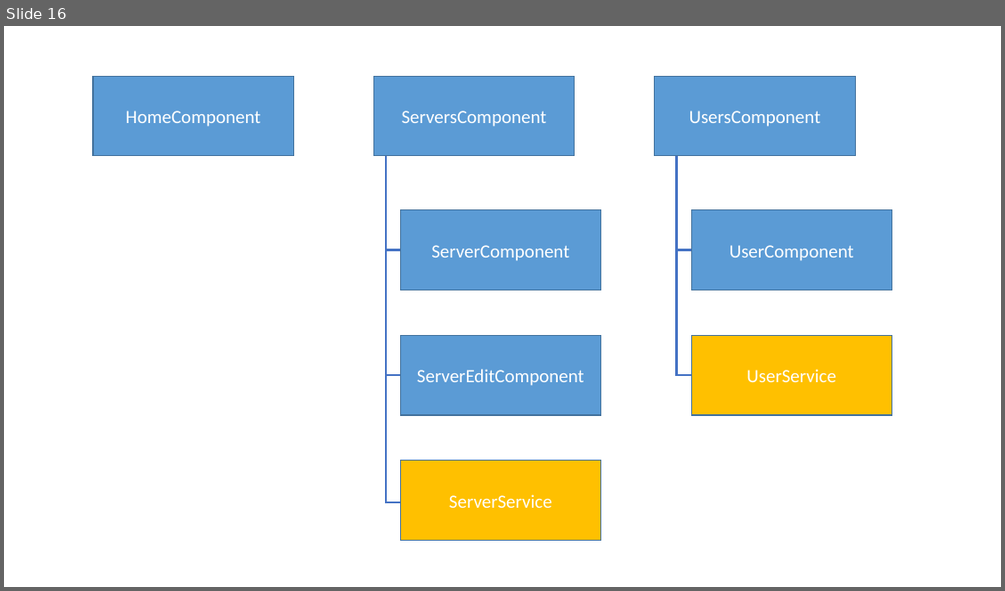
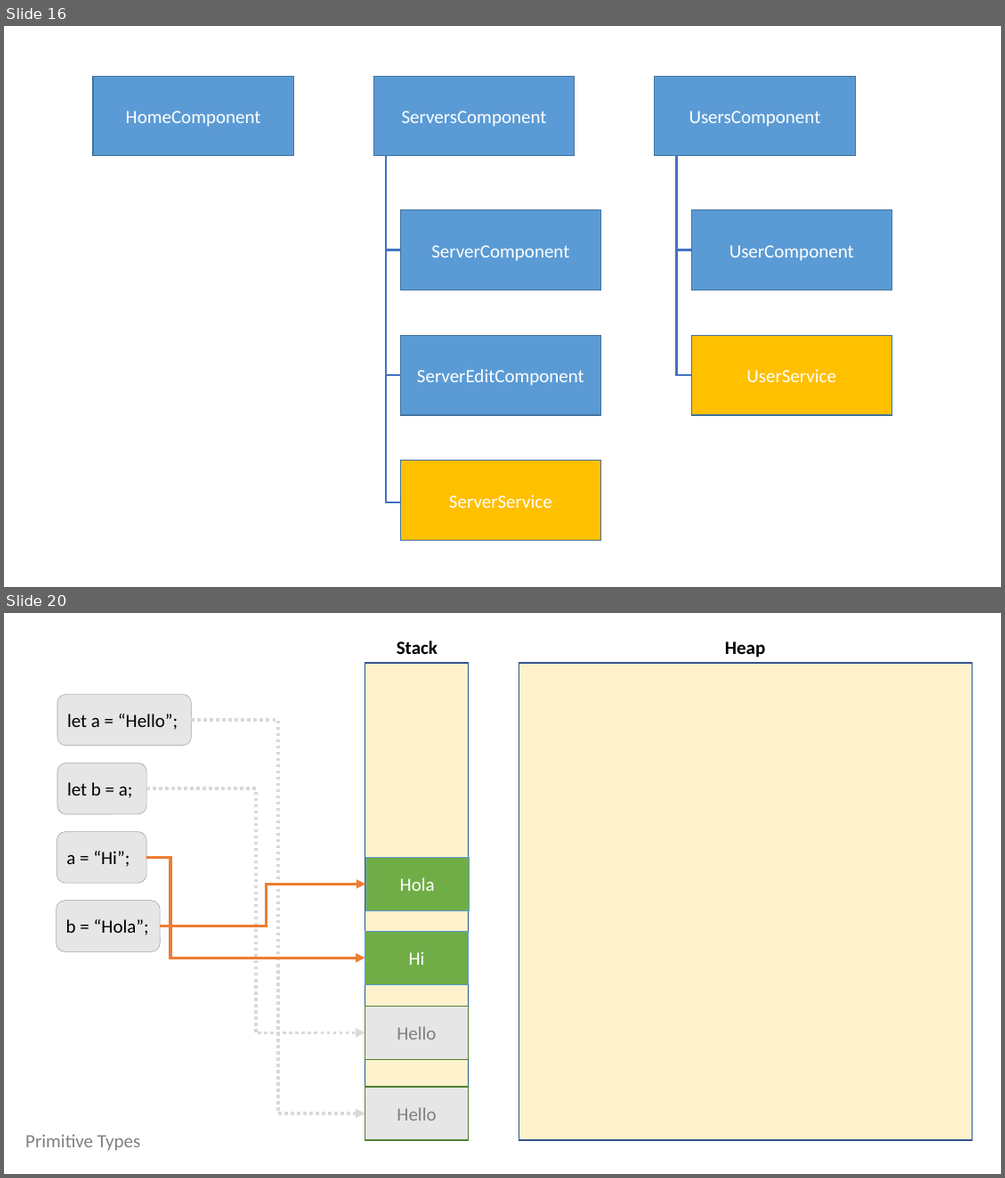
Before and after one commit to yeminko/angular-training, a slide deck: Resources/Notes.pptx. Shown one above the other, each under a label of ours: slide 16 before the commit, slides 16 and 20 after it; the slides between them are not shown. The pictures are 1005x591 and 1005x1178 pixels, drawn with LibreOffice and Linux fonts; fonts in the diff are those of the drawing. Boxes give left, top, right and bottom in pixels: in the first picture for what was removed or moved away, otherwise in the second. Text is boxed around its words. In the diff, an @@ line names an element or a change of style, - is before the commit and + after.

```diff
--- a/Resources/Notes.pptx
+++ b/Resources/Notes.pptx
@@ slide 20 added at (4, 613, 1001, 1174), background #FFFFFF @@
@@ rectangle added at (365, 663, 469, 1140), fill #FFF2CC, outline #325491 1 pt @@
@@ text added at (396, 641, 437, 654), 18 pt, text #000000, bold @@
+Stack
@@ rectangle added at (519, 663, 972, 1140), fill #FFF2CC, outline #325491 1 pt @@
@@ text added at (725, 641, 765, 657), 18 pt, text #000000, bold @@
+Heap
@@ rounded rectangle added at (57, 695, 191, 747), fill #E7E6E6, outline #A6A6A6 0.5 pt, 18 pt, text #000000 @@
+let a = “Hello”;
@@ elbow arrow added from (191, 720) to (365, 1113), #D9D9D9 3 pt dashed @@
@@ rounded rectangle added at (57, 763, 146, 814), fill #E7E6E6, outline #A6A6A6 0.5 pt, 18 pt, text #000000 @@
+let b = a;
@@ elbow arrow added from (146, 788) to (365, 1032), #D9D9D9 3 pt dashed @@
@@ rounded rectangle added at (57, 831, 146, 883), fill #E7E6E6, outline #A6A6A6 0.5 pt, 18 pt, text #000000 @@
+a = “Hi”;
@@ elbow arrow added from (146, 858) to (365, 957), #ED7D31 3 pt @@
@@ rectangle added at (366, 858, 469, 910), fill #70AD47, outline #5B9BD5 1 pt, 18 pt, text #FFFFFF @@
+Hola
@@ rounded rectangle added at (57, 900, 161, 952), fill #E7E6E6, outline #A6A6A6 0.5 pt, 18 pt, text #000000 @@
+b = “Hola”;
@@ elbow arrow added from (161, 926) to (366, 884), #ED7D31 3 pt @@
@@ rectangle added at (365, 931, 469, 984), fill #70AD47, outline #5B9BD5 1 pt, 18 pt, text #FFFFFF @@
+Hi
@@ rectangle added at (365, 1006, 469, 1060), fill #E7E6E6, outline #538035 1 pt, 18 pt, text #808080 @@
+Hello
@@ rectangle added at (365, 1086, 469, 1140), fill #E7E6E6, outline #538035 1 pt, 18 pt, text #808080 @@
+Hello
@@ text added at (25, 1134, 140, 1151), 18 pt, text #808080 @@
+Primitive Types
```
Also in this commit, not shown: 18 other slides added, 14 other files.
